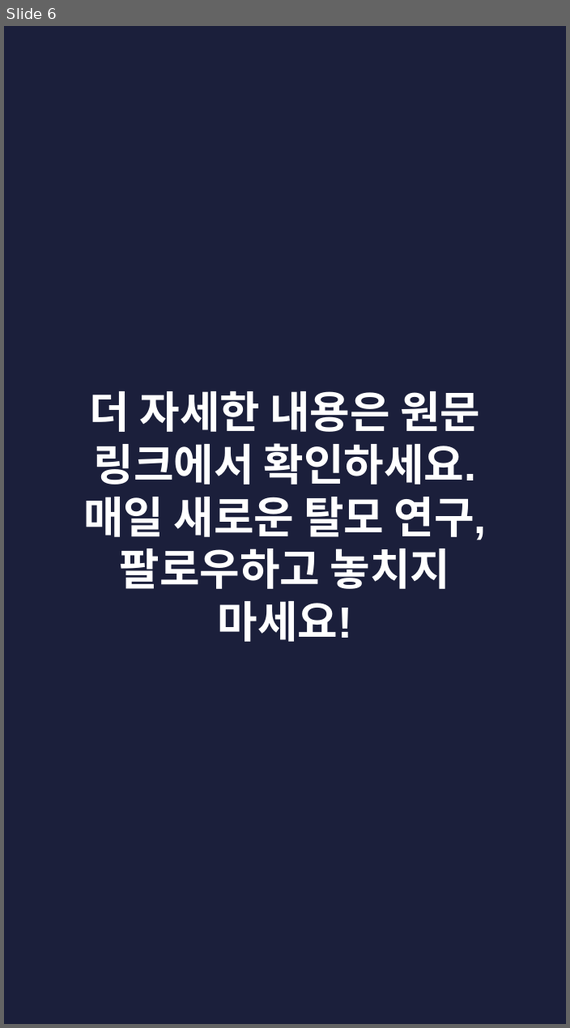
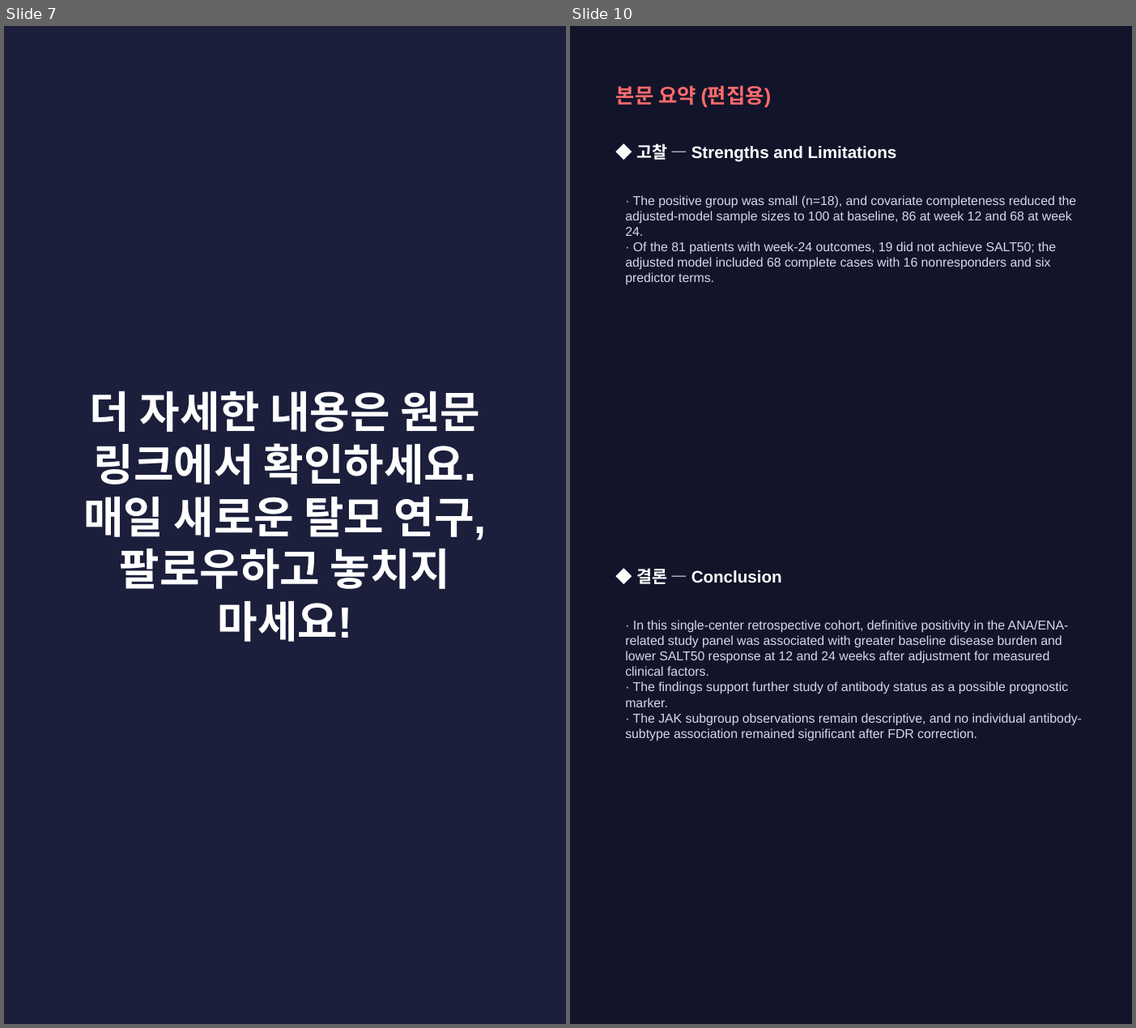
Before and after one commit to hyokang2010-BJ-ANTH/product-builder-test, a slide deck: pwa/data/latest/slides.pptx. Shown side by side, each under a label of ours: slide 6 before the commit, slides 7 and 10 after it; the slides between them are not shown. The pictures are 570x1028 and 1136x1028 pixels, drawn with LibreOffice and Linux fonts; fonts in the diff are those of the drawing. Boxes give left, top, right and bottom in pixels: in the first picture for what was removed or moved away, otherwise in the second. Text is boxed around its words. In the diff, an @@ line names an element or a change of style, - is before the commit and + after.

```diff
--- a/pwa/data/latest/slides.pptx
+++ b/pwa/data/latest/slides.pptx
@@ slide 10 added at box(570, 26, 1132, 1024), background #12142A @@
@@ text added at box(616, 85, 772, 108), 16 pt, text #FF6B6B, bold @@
+본문 요약 (편집용)
@@ text added at box(636, 143, 897, 161), 13 pt, text #FFFFFF, bold @@
+◆ 고찰 — Strengths and Limitations
@@ text added at box(625, 195, 1076, 285), 10 pt, text #D5D8EA @@
+· The positive group was small (n=18), and covariate completeness reduced the adjusted-model sample sizes to 100 at baseline, 86 at week 12 and 68 at week 24.
+· Of the 81 patients with week-24 outcomes, 19 did not achieve SALT50; the adjusted model included 68 complete cases with 16 nonresponders and six predictor terms.
@@ text added at box(636, 568, 782, 584), 13 pt, text #FFFFFF, bold @@
+◆ 결론 — Conclusion
@@ text added at box(625, 620, 1082, 741), 10 pt, text #D5D8EA @@
+· In this single-center retrospective cohort, definitive positivity in the ANA/ENA-related study panel was associated with greater baseline disease burden and lower SALT50 response at 12 and 24 weeks after adjustment for measured clinical factors.
+· The findings support further study of antibody status as a possible prognostic marker.
+· The JAK subgroup observations remain descriptive, and no individual antibody-subtype association remained significant after FDR correction.
@@ what was slide 6 is now slide 7 @@
```
Also in this commit, not shown: 2 slides changed, 6 other slides added, 4 slides removed, 28 other files.
